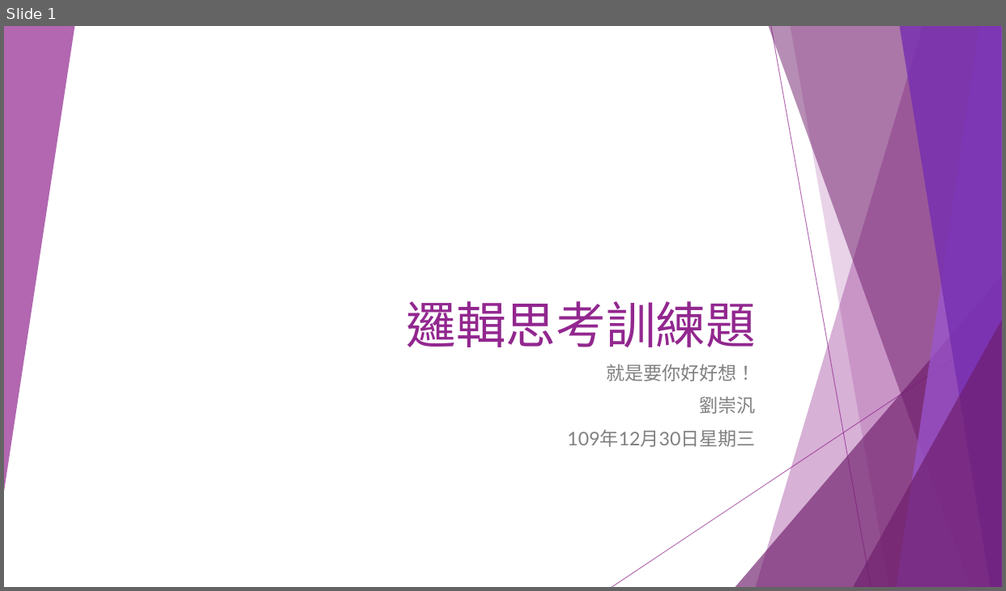
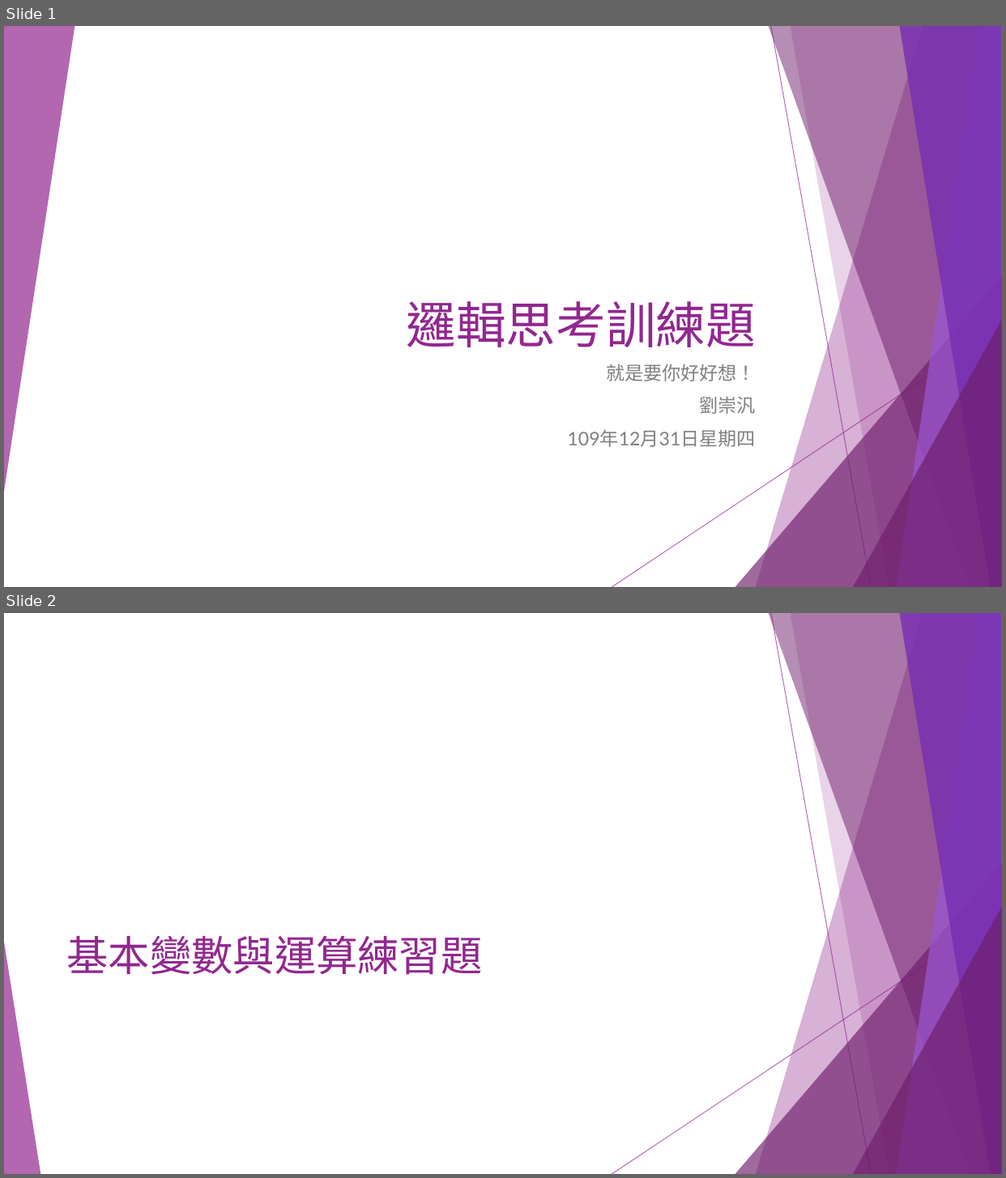
Before and after one commit to liulawsi/My_PPTs, a slide deck: CHING JIAN/C_Class/A1_邏輯思考訓練題.pptx. Shown one above the other, each under a label of ours: slide 1 before the commit, slides 1 and 2 after it. The pictures are 1006x591 and 1006x1178 pixels, drawn with LibreOffice and Linux fonts; fonts in the diff are those of the drawing. Boxes give left, top, right and bottom in pixels: in the first picture for what was removed or moved away, otherwise in the second. Text is boxed around its words. In the diff, an @@ line names an element or a change of style, - is before the commit and + after.

```diff
--- a/CHING JIAN/C_Class/A1_邏輯思考訓練題.pptx
+++ b/CHING JIAN/C_Class/A1_邏輯思考訓練題.pptx
@@ slide 2 added at bbox=[4, 613, 1002, 1174], background #FFFFFF; not listed: 9 template elements that a slide beside it also shows @@
@@ triangle added at bbox=[4, 942, 40, 1174], fill #92278F at 70% opacity @@
@@ title added at bbox=[67, 935, 483, 975], 40 pt, text #92278F @@
+基本變數與運算練習題
@@ slide 1 changed as well @@
@@ subtitle at bbox=[567, 430, 755, 447]: text changed @@
-109年12月30日星期三
+109年12月31日星期四
```
Also in this commit, not shown: 7 other slides changed, 25 other slides added.
